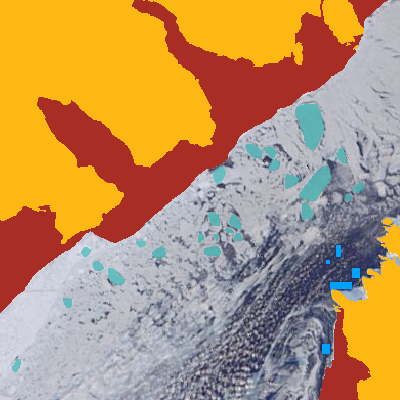
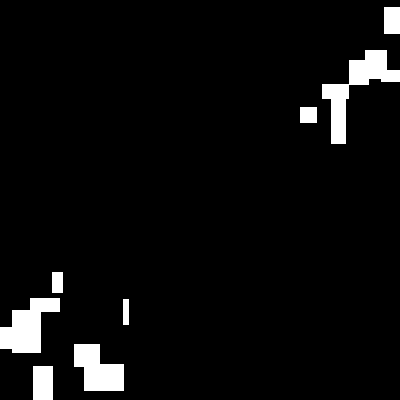
Before/after of a (400, 400) layered artwork. What changed in the layer stack:
added layer "ice samples" (1st of 2) above "ice samples" over left=0, top=0, right=400, bottom=400
added layer "ice samples" (2nd of 2) above "water samples" over left=0, top=7, right=400, bottom=400
hid "ice floes" (2nd of 2) over left=12, top=104, right=364, bottom=372
